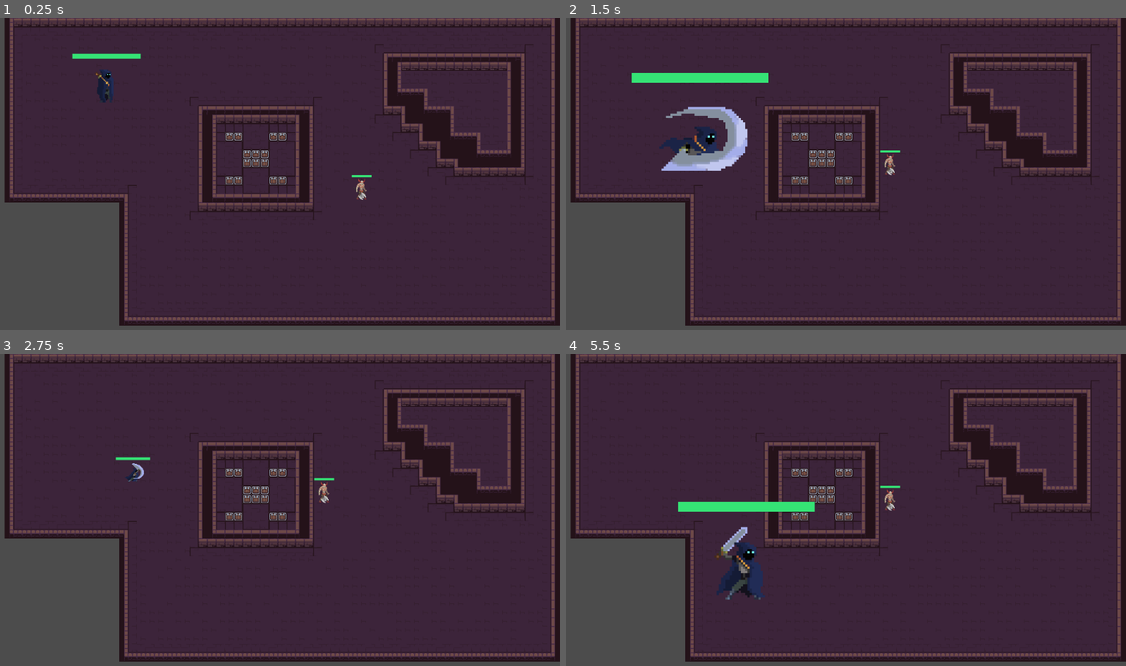
Above: before the commit, frames 1-4 (two rows, left to right).
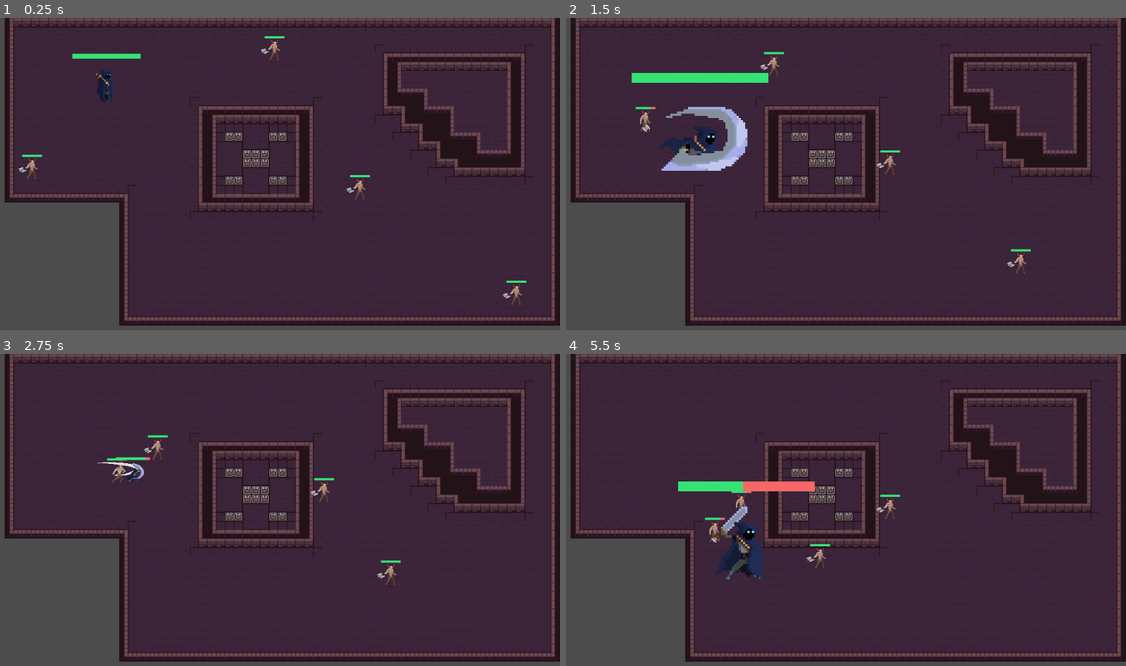
Above: after the commit, the same moments.

Repository: ardilom/CC5408
Game: Godot game, scene res://Scene/Mapa_demo.tscn
The game is run twice, just before and just after one commit, with the same random seed, the same clock (stepped at 60 frames per second) and the same inputs.
Inputs (mouse positions are in pixels of both pictures, inside the frame that each line leads up to):
- Up to frame 1 (0.25 s): no input
- Up to frame 2 (1.5 s): move the mouse to (969, 167) at 0.52 s; hold A (bigger) 0.53-1.28 s; move the mouse to (728, 198) at 1.27 s; click (728, 198) at 1.35 s
- Up to frame 3 (2.75 s): move the mouse to (336, 447) at 2.02 s; hold S (smaller) from 2.03 s (still down)
- Up to frame 4 (5.5 s): move the mouse to (818, 584) at 2.77 s; release S (smaller) at 2.78 s; tap A (bigger) at 2.85 s; move the mouse to (1014, 569) at 3.52 s; click (1014, 569) at 3.6 s; move the mouse to (672, 469) at 4.27 s; tap S (smaller) at 4.35 s; move the mouse to (874, 519) at 5.02 s; hold A (bigger) from 5.03 s (still down)

The runs differ from the first frame. In frame 1, 0.4% of the frame differs, in the area x 3-95%, y 5-92%; in frame 2, 0.4%; in frame 3, 0.4%; in frame 4, 3.3%, in the area x 20-60%, y 40-79%.

Commit message:
Arreglos animaciones

Diff:
--- a/Scene/Enemy.tscn
+++ b/Scene/Enemy.tscn
@@ -1,12 +1,12 @@
 [gd_scene load_steps=13 format=2]
 
-[ext_resource path="res://animaciones/dies.tres" type="Animation" id=1]
+[ext_resource path="res://animaciones/attack.tres" type="Animation" id=1]
 [ext_resource path="res://Scritps/Enemy.gd" type="Script" id=2]
 [ext_resource path="res://monos/demon_axe_red/dead_2.png" type="Texture" id=3]
 [ext_resource path="res://monos/demon_axe_red/dead_3.png" type="Texture" id=4]
 [ext_resource path="res://monos/demon_axe_red/dead_1.png" type="Texture" id=5]
 [ext_resource path="res://monos/demon_axe_red/dead_4.png" type="Texture" id=6]
-[ext_resource path="res://monos/demon_axe_red/attack2_1.png" type="Texture" id=7]
+[ext_resource path="res://monos/demon_axe_red/attack2_2.png" type="Texture" id=7]
 [ext_resource path="res://animaciones/idle.tres" type="Animation" id=8]
 
 [sub_resource type="CircleShape2D" id=1]
--- a/Scene/Mapa_demo.tscn
+++ b/Scene/Mapa_demo.tscn
@@ -348,6 +348,15 @@
 format = 1
 tile_data = PoolIntArray( 1, 4, 0, 2, 3, 0, 3, 3, 0, 4, 3, 0, 5, 3, 0, 6, 3, 0, 7, 3, 0, 8, 3, 0, 9, 3, 0, 10, 3, 0, 11 …(34764 unchanged characters)…
 
+[node name="Enemy" parent="TileMap" instance=ExtResource( 4 )]
+position = Vector2( 965.716, 514.158 )
+
+[node name="Enemy2" parent="TileMap" instance=ExtResource( 4 )]
+position = Vector2( 528.523, 54.2864 )
+
+[node name="Enemy3" parent="TileMap" instance=ExtResource( 4 )]
+position = Vector2( 48.493, 292.411 )
+
 [node name="Character" parent="." instance=ExtResource( 2 )]
 position = Vector2( 200.038, 124.492 )
 
@@ -357,4 +366,4 @@
 autoplay = true
 
 [node name="Enemy" parent="." instance=ExtResource( 4 )]
-position = Vector2( 685.281, 320.33 )
+position = Vector2( 682.761, 320.33 )
--- a/Scritps/Enemy.gd
+++ b/Scritps/Enemy.gd
@@ -4,10 +4,11 @@
 var SPEED = 100
 var linear_vel = Vector2()
 var hp = 100 setget set_hp
-var damage = 1
+var damage = 0.2
 
 func receive_damage(amount):
-	set_hp(hp-amount)
+	if hp>0:
+		set_hp(hp-amount)
 
 func set_hp(value):
 	hp = clamp(value, 0, 100)
@@ -18,19 +19,22 @@
 		$AnimationPlayer.current_animation = "dies"
 
 func _physics_process(delta):
+
 	var target = player.position
 	var diff = target - position
 	var target_vel = diff.normalized() * SPEED
+	if hp>0:
+		linear_vel = lerp(linear_vel, target_vel, 0.5)
+		linear_vel = move_and_slide(linear_vel)
+	else:
+		SPEED=0
 
-	linear_vel = lerp(linear_vel, target_vel, 0.5)
-	linear_vel = move_and_slide(linear_vel)
 
 func _process(delta):
-	for i in get_slide_count():
-		var collision = get_slide_collision(i)
-		if hp>0:
+	if hp>0:
+		for i in get_slide_count():
+			var collision = get_slide_collision(i)
+
 			if collision.collider.is_in_group("player"):
 				collision.collider.receive_damag(damage)
 				$AnimationPlayer.current_animation = "attack"
-		else:
-			$AnimationPlayer.current_animation = "dies"
--- a/Scritps/KinematicBody2D.gd
+++ b/Scritps/KinematicBody2D.gd
@@ -6,7 +6,7 @@
 var SPEED = 1000
 var dashRange : float = 100
 var hp = 100 setget set_hp
-var damage = 15
+var damage = 20
 
 onready var attack_area = get_node("AttackArea/CollisionShape2D")
 
--- a/animaciones/attack.tres
+++ b/animaciones/attack.tres
@@ -9,7 +9,7 @@
 
 [resource]
 resource_name = "attack"
-length = 0.7
+length = 0.6
 loop = true
 tracks/0/type = "value"
 tracks/0/path = NodePath("Sprite:texture")
@@ -18,8 +18,8 @@
 tracks/0/imported = false
 tracks/0/enabled = true
 tracks/0/keys = {
-"times": PoolRealArray( 0, 0.1, 0.2, 0.3, 0.4, 0.5, 0.6 ),
-"transitions": PoolRealArray( 1, 1, 1, 1, 1, 1, 1 ),
+"times": PoolRealArray( 0, 0.1, 0.2, 0.3, 0.4, 0.5 ),
+"transitions": PoolRealArray( 1, 1, 1, 1, 1, 1 ),
 "update": 1,
-"values": [ ExtResource( 1 ), ExtResource( 2 ), ExtResource( 4 ), ExtResource( 3 ), ExtResource( 5 ), ExtResource( 6 ), ExtResource( 1 ) ]
+"values": [ ExtResource( 2 ), ExtResource( 4 ), ExtResource( 3 ), ExtResource( 5 ), ExtResource( 6 ), ExtResource( 1 ) ]
 }
